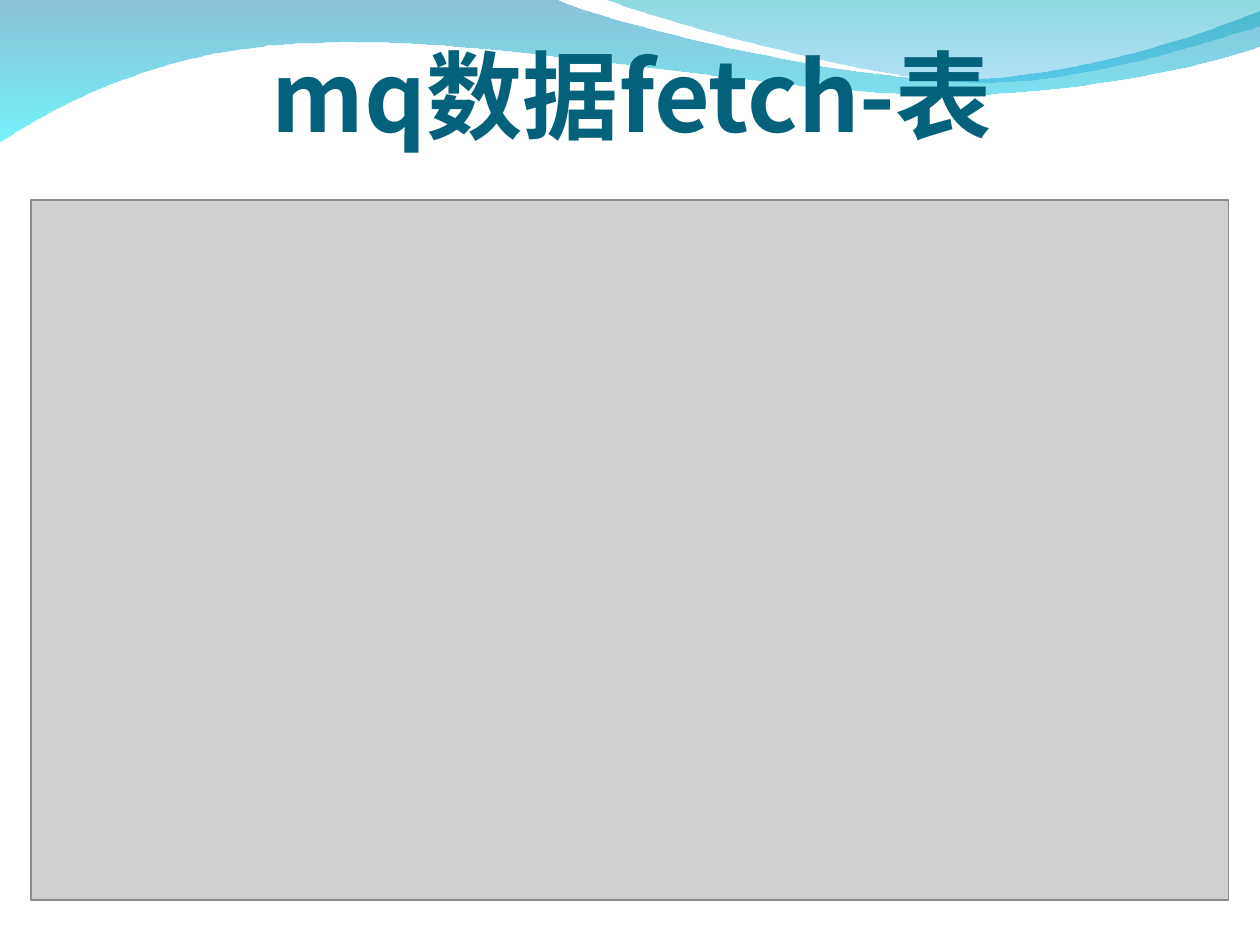
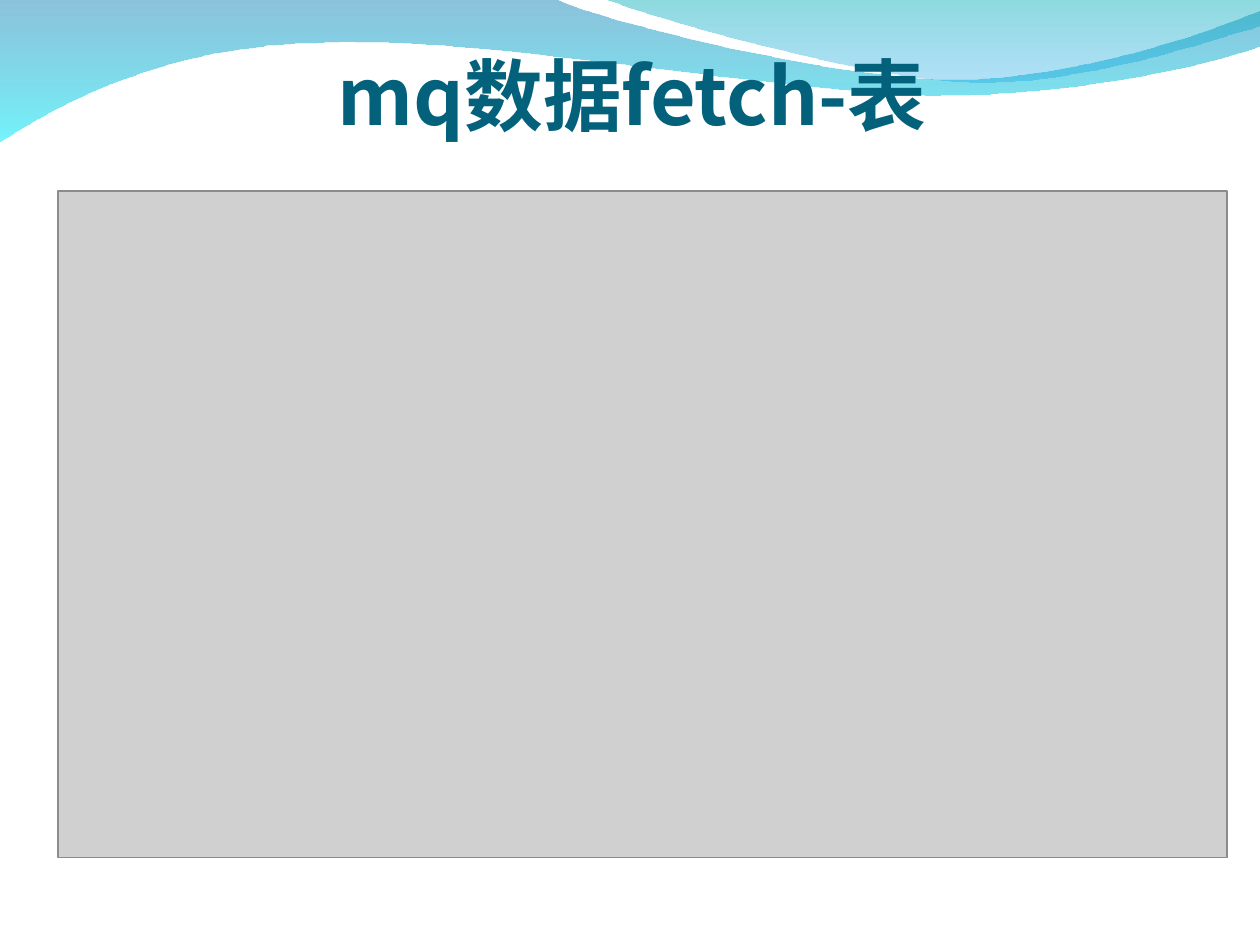
Before and after one commit to zxf1864/cwinux-mq, a slide deck: slide 27 of mq/doc/introduce.ppt (slide 25 before the commit). Drawn at 1260x945 pixels with LibreOffice and Linux fonts; fonts in the diff are those of the drawing; grey boxes stand for pictures; background and template pictures are left out. Boxes give left, top, right and bottom in pixels: in the first picture for what was removed or moved away, otherwise in the second. Text is boxed around its words. In the diff, an @@ line names an element or a change of style, - is before the commit and + after.

```diff
--- a/mq/doc/introduce.ppt
+++ b/mq/doc/introduce.ppt
@@ text "mq数据fetch-表" at (x1=338, y1=46, x2=927, y2=142): size 44 to 36 pt, font Noto Sans CJK SC to Noto Sans CJK JP @@
@@ picture resized from (x1=32, y1=200, x2=1228, y2=899) to (x1=58, y1=191, x2=1227, y2=857) @@
```
Also in this commit, not shown: 4 other slides changed, 4 slides added, 2 slides removed.
